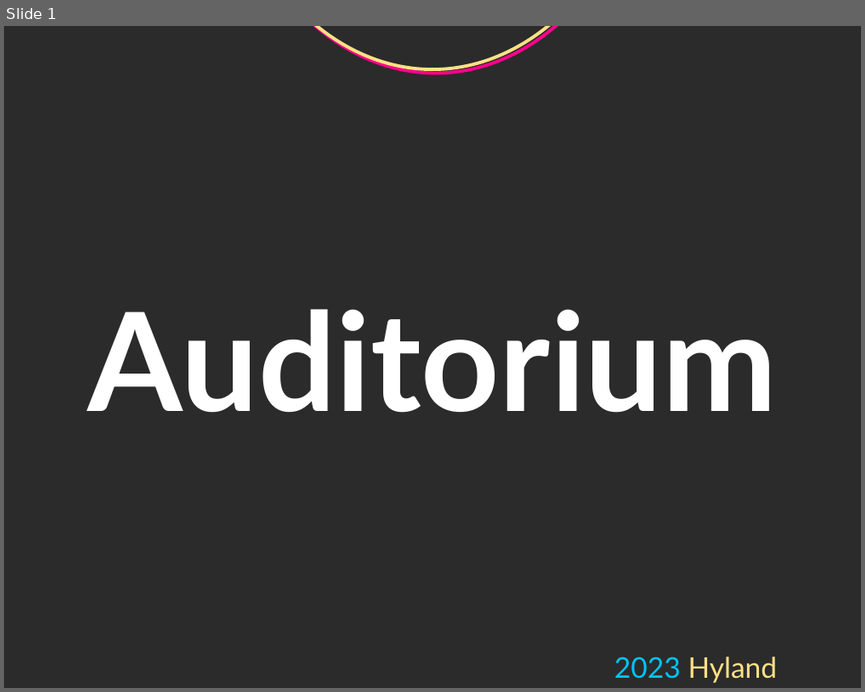
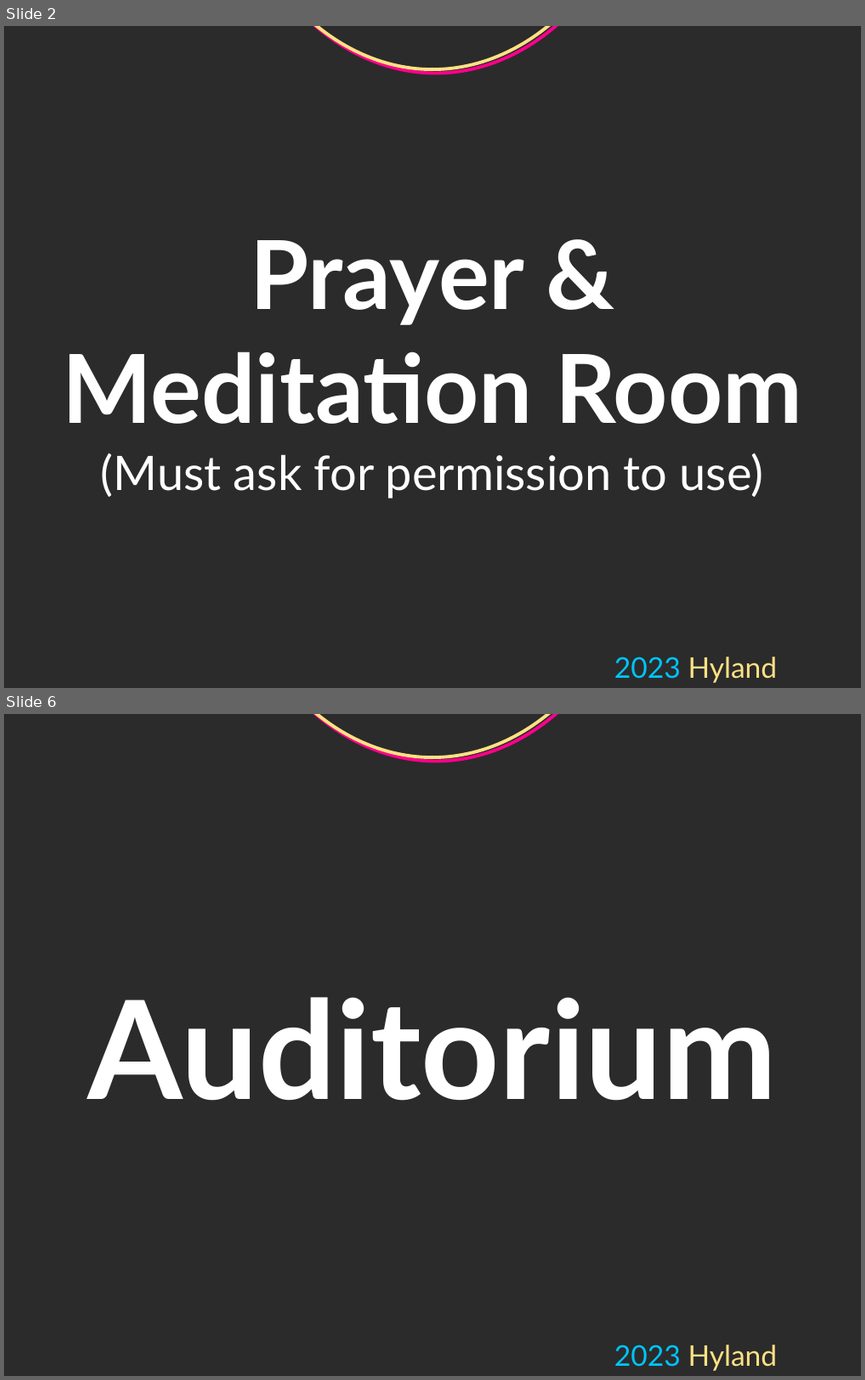
Before and after one commit to hylandtechoutreach/hackathon, a slide deck: MainEvents/HackathonSignage.pptx. Shown one above the other, each under a label of ours: slide 1 before the commit, slides 2 and 6 after it; the slides between them are not shown. The pictures are 865x692 and 865x1380 pixels, drawn with LibreOffice and Linux fonts; fonts in the diff are those of the drawing; background and template pictures are left out; a plain dark background stands for a picture behind light text. Boxes give left, top, right and bottom in pixels: in the first picture for what was removed or moved away, otherwise in the second. Text is boxed around its words. In the diff, an @@ line names an element or a change of style, - is before the commit and + after.

```diff
--- a/MainEvents/HackathonSignage.pptx
+++ b/MainEvents/HackathonSignage.pptx
@@ slide 2 added at (4,26,861,688), background picture (left out); not listed: 1 template element that a slide beside it also shows @@
@@ text added at (63,240,802,499), 44 pt, text #FFFFFF @@
+Prayer &
+Meditation Room
+(Must ask for permission to use)
@@ text added at (614,657,778,683), 26.4 pt, text #FFE183 @@
+2023 Hyland Hackathon
@@ what was slide 1 is now slide 6 @@
```
Also in this commit, not shown: 4 other slides added, 2 other files.
